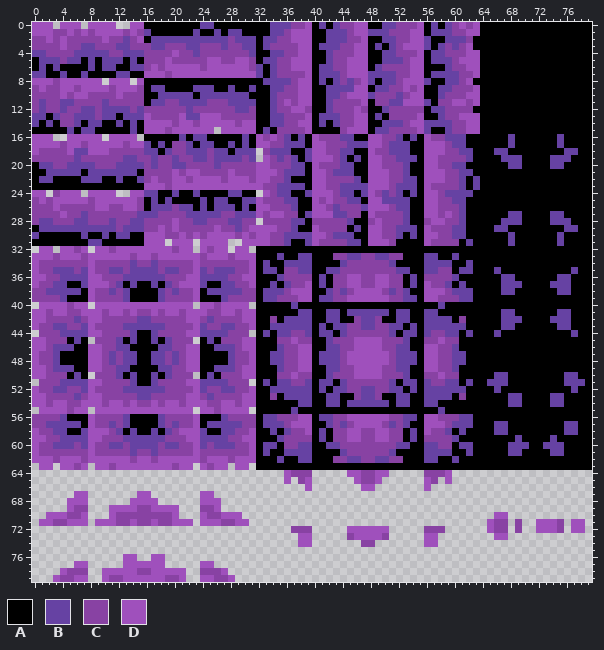
Pixel-art file: graphics/.aseprite/tileset-forest-rocks.aseprite. The picture above was drawn from the file before the commit.
80x80 pixels, 1 frame.
Palette (. is transparent): A #000000  B #6642a3  C #8842a3  D #9f50bc
The result:
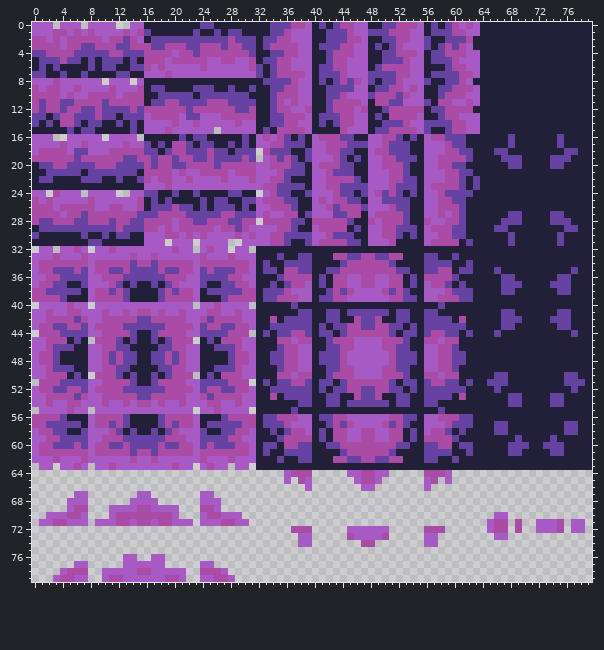
Diff:
colour A: #000000 -> #222039
colour C: #8842a3 -> #aa4ca6
colour D: #9f50bc -> #a75ac4
Changed places in both pictures, as pixel boxes (x1, y1, x2, y2):
changed: (32, 22, 592, 547)
changed: (53, 554, 235, 582)
